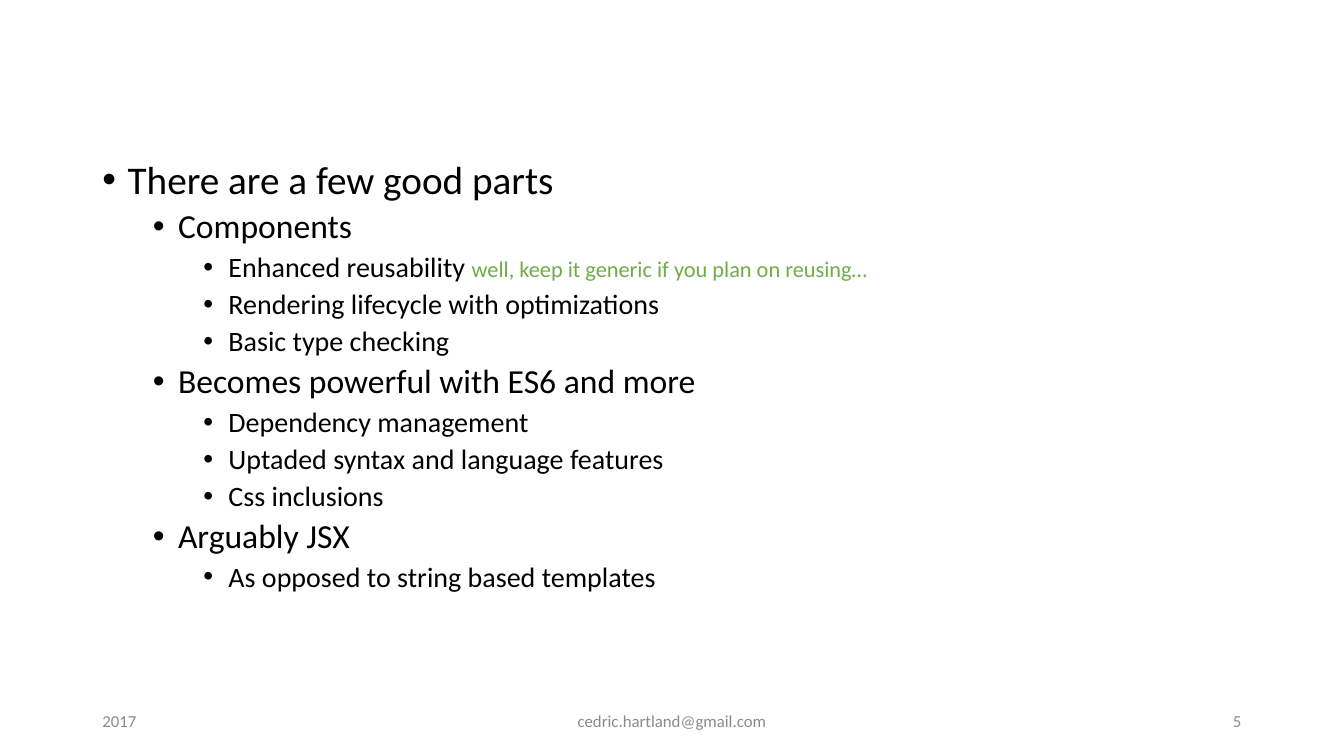
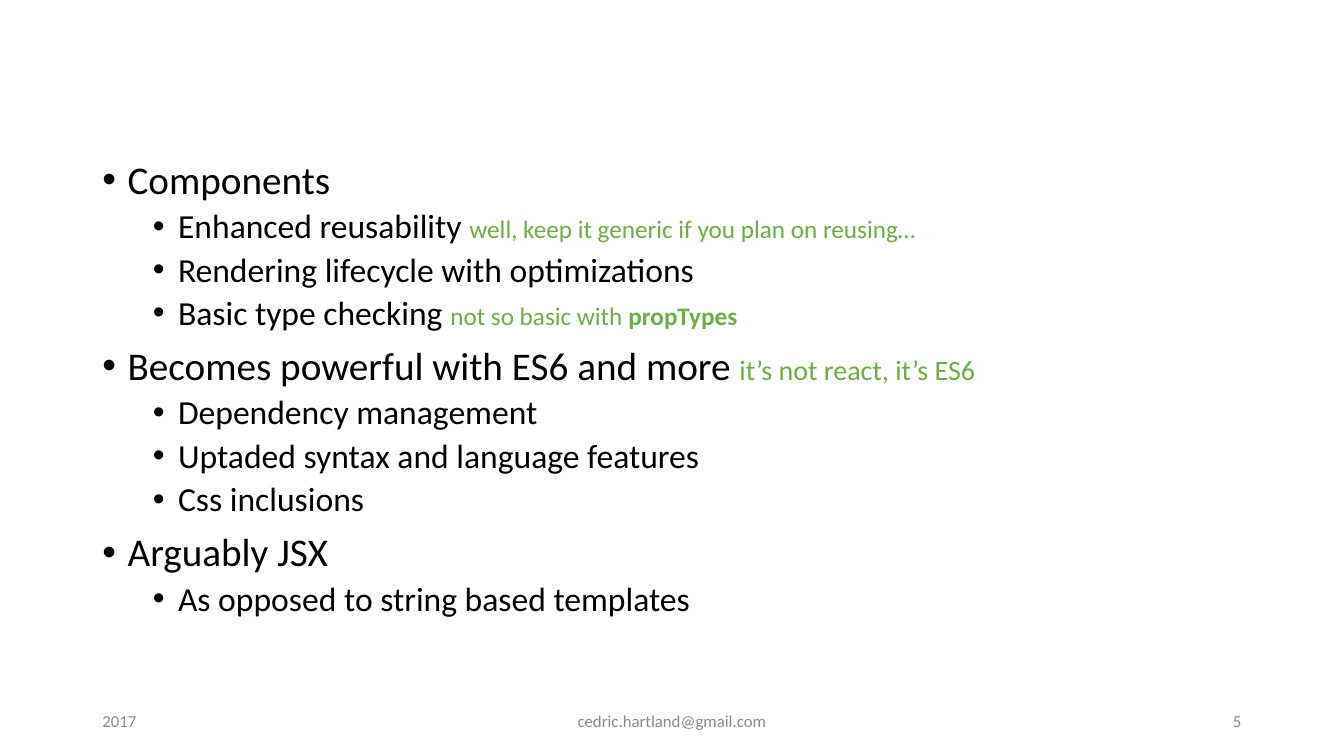
Before and after one commit to gigacool/react-redux-presentation, a slide deck: slide 5 of docs/React & Redux.pptx. Drawn at 1344x756 pixels with LibreOffice and Linux fonts; fonts in the diff are those of the drawing; background and template pictures are left out. Boxes give left, top, right and bottom in pixels: in the first picture for what was removed or moved away, otherwise in the second. Text is boxed around its words. In the diff, an @@ line names an element or a change of style, - is before the commit and + after.

```diff
--- a/docs/React & Redux.pptx
+++ b/docs/React & Redux.pptx
@@ text at bbox=[128, 166, 553, 201]: paragraph removed @@
-• There are a few good parts
@@ text at bbox=[128, 168, 915, 617]: size 24 to 28 pt in "Components", "Arguably JSX"; size 20 to 24 pt in "Enhanced reusability", "Rendering lifecycle with optimizations", "Dependency management", "Uptaded syntax and language features" and 2 more places; size 16 to 18 pt in "well, keep it generic if you plan ..."; list level 2 to 1 in "Components"; list level 3 to 2 in "Enhanced reusability well, keep it ..."; list level 3 to 2 in "Rendering lifecycle with optimizations"; list level 3 to 2 in "Dependency management"; list level 3 to 2 in "Uptaded syntax and language features"; list level 3 to 2 in "Css inclusions"; list level 2 to 1 in "Arguably JSX"; list level 3 to 2 in "As opposed to string based ..." @@
@@ text at bbox=[128, 301, 975, 387]: text changed; size 24 to 28 pt @@
-    • Basic type checking
-  • Becomes powerful with ES6 and more
+  • Basic type checking not so basic with propTypes
+• Becomes powerful with ES6 and more it’s not react, it’s ES6
```
Also in this commit, not shown: 4 other slides changed, 3 slides added, 3 other files.
